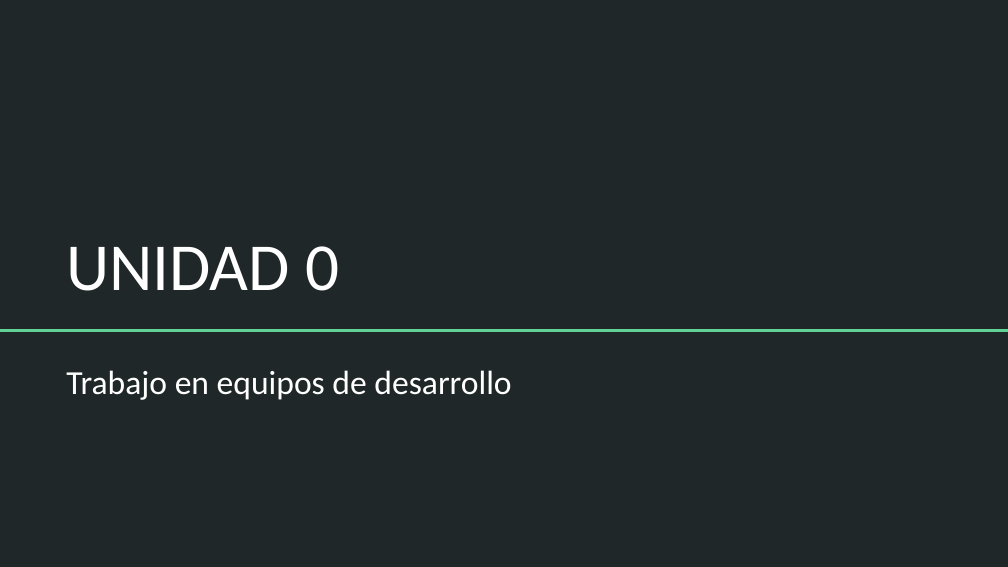
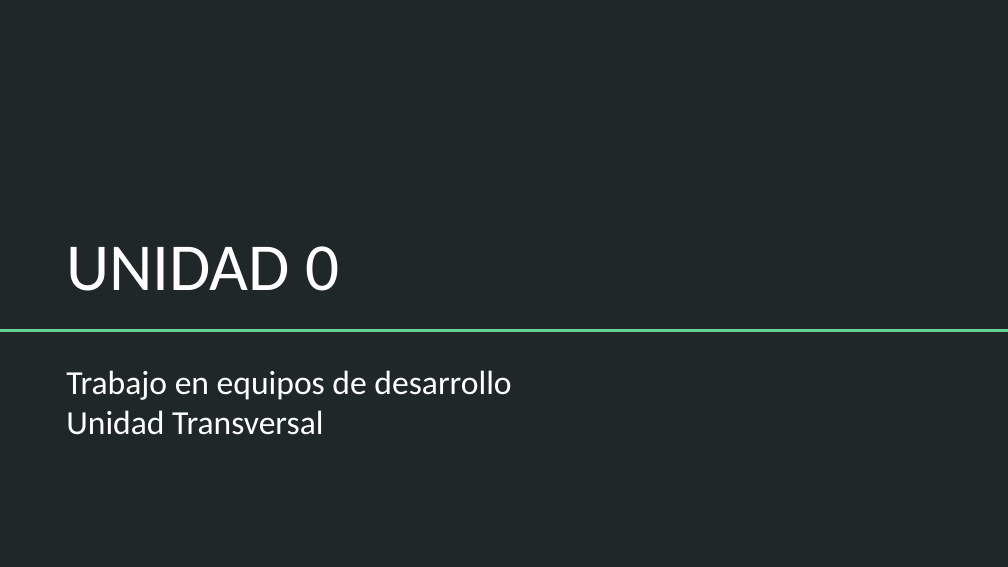
Before and after one commit to Domiciano/ProgramRed192, a slide deck: slide 24 of Clase1/Programa 192.pptx (slide 2 before the commit). Drawn at 1008x567 pixels with LibreOffice and Linux fonts; fonts in the diff are those of the drawing. Boxes give left, top, right and bottom in pixels: in the first picture for what was removed or moved away, otherwise in the second. Text is boxed around its words. In the diff, an @@ line names an element or a change of style, - is before the commit and + after.

```diff
--- a/Clase1/Programa 192.pptx
+++ b/Clase1/Programa 192.pptx
@@ subtitle at (x1=66, y1=410, x2=323, y2=435): paragraph added @@
+Unidad Transversal
```
Also in this commit, not shown: 1 other slide changed, 13 slides added, 14 slides removed, 1 other file.
